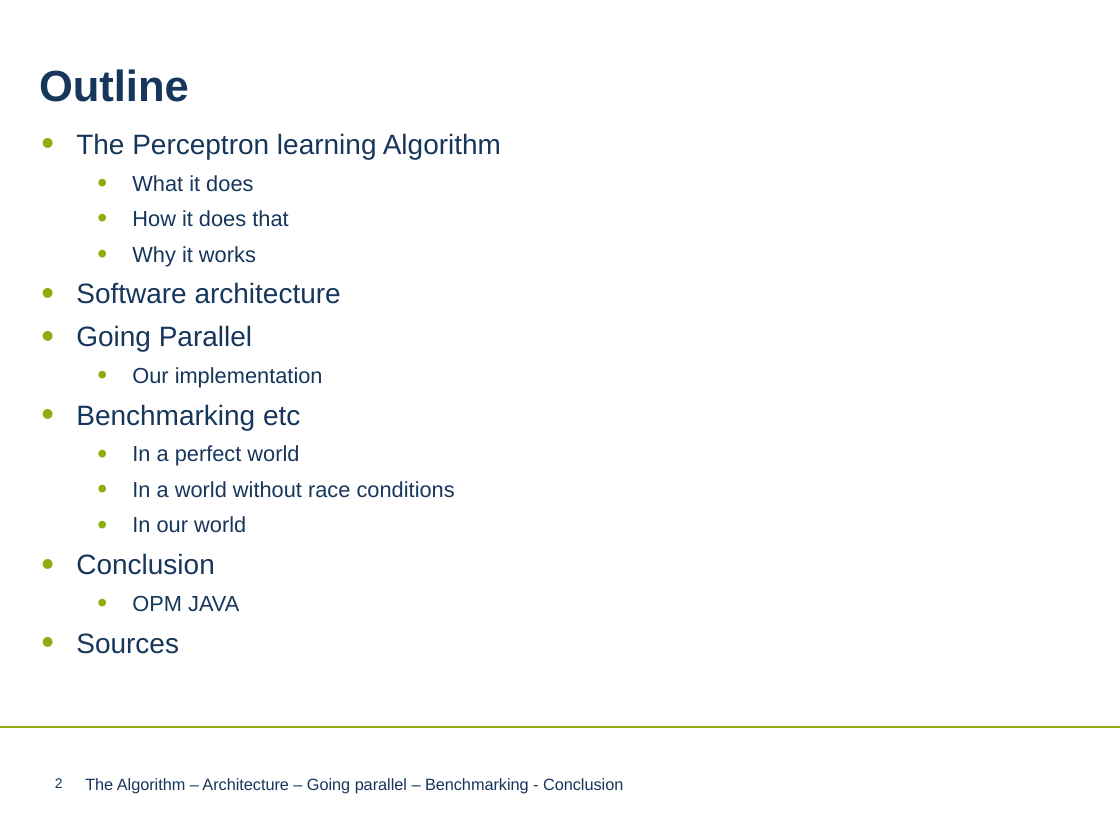
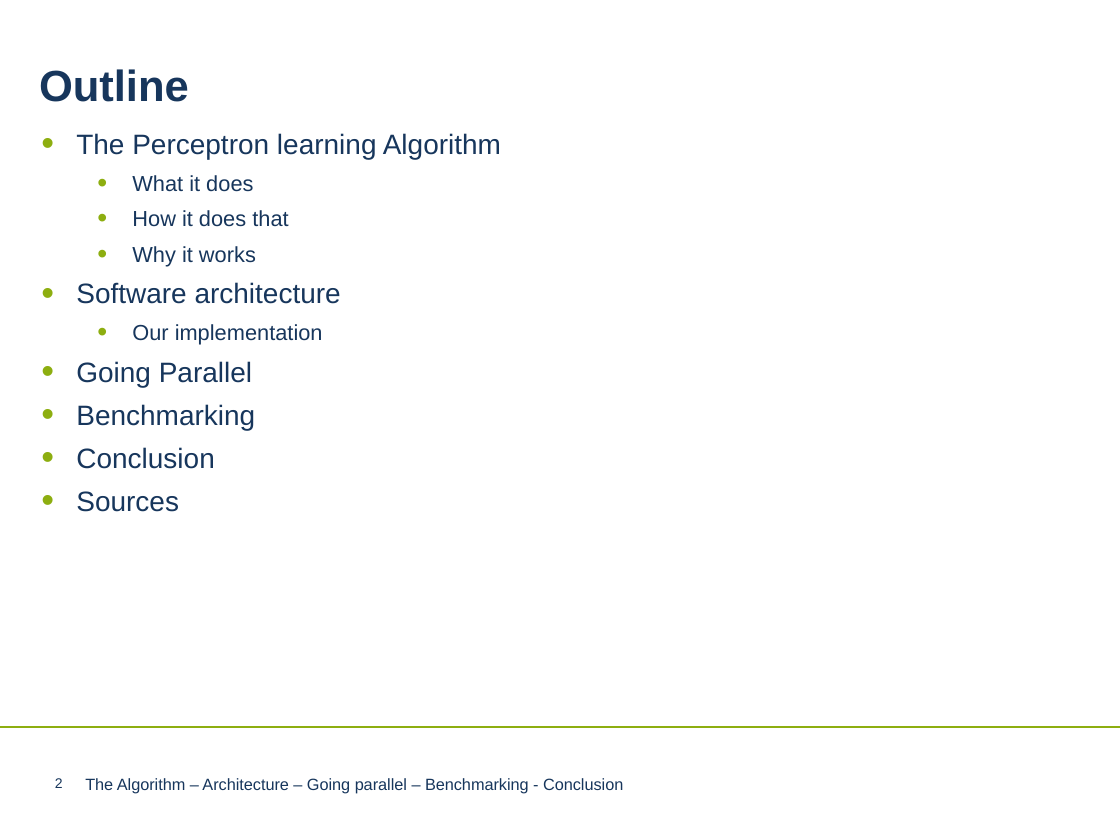
Before and after one commit to LnFlg/Perceptron, a slide deck: slide 2 of Perceptron Algorithm neueres PPT-Format.pptx. Drawn at 1120x840 pixels with LibreOffice and Linux fonts; fonts in the diff are those of the drawing; background and template pictures are left out. Boxes give left, top, right and bottom in pixels: in the first picture for what was removed or moved away, otherwise in the second. Text is boxed around its words. In the diff, an @@ line names an element or a change of style, - is before the commit and + after.

```diff
--- a/Perceptron Algorithm neueres PPT-Format.pptx
+++ b/Perceptron Algorithm neueres PPT-Format.pptx
@@ text at (132,324,323,345): paragraph added @@
+  • Our implementation
@@ text at (76,404,255,430): text changed; size 14 to 18 pt @@
-  • Our implementation
-• Benchmarking etc
-  • In a perfect world
-  • In a world without race conditions
-  • In our world
+• Benchmarking
@@ text at (132,595,239,612): paragraph removed @@
-  • OPM JAVA
```
Also in this commit, not shown: 26 other slides changed, 4 slides added.
